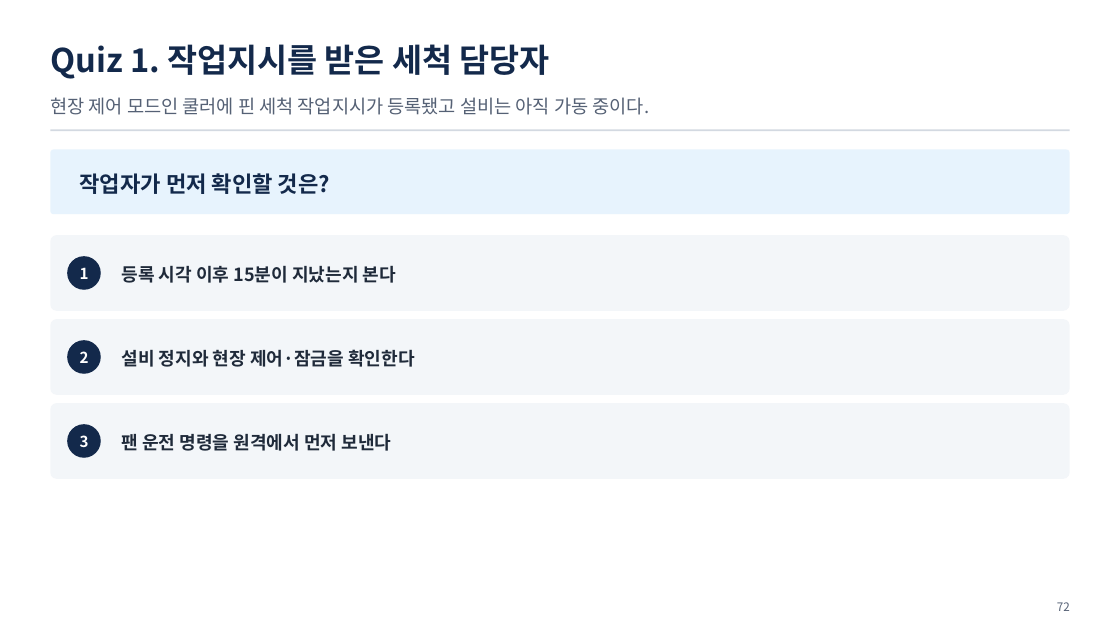
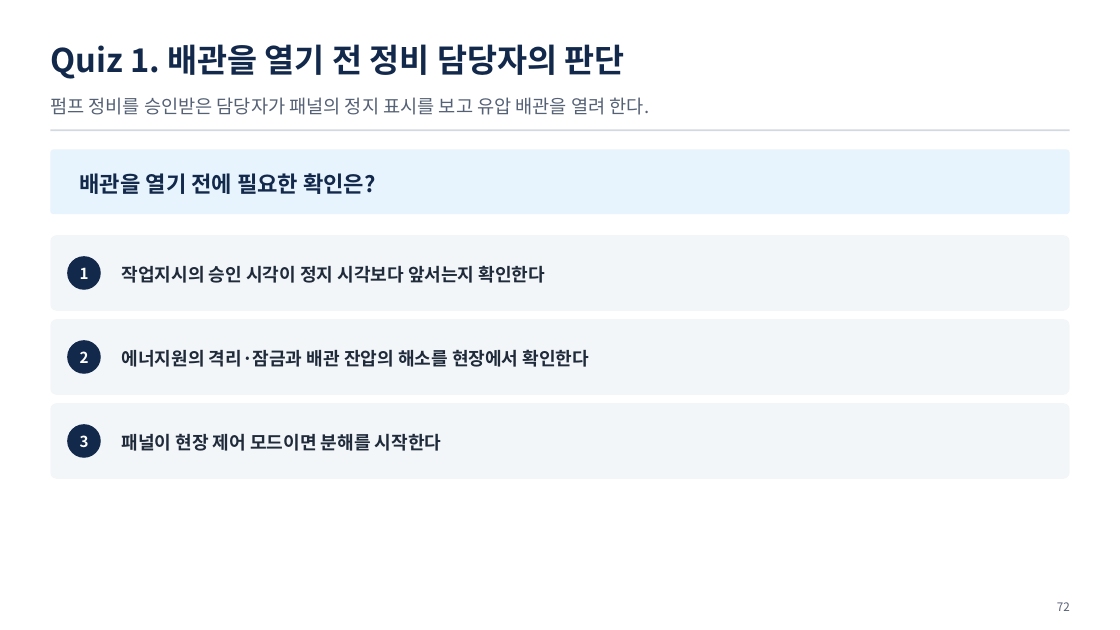
Before and after one commit to uengine-oss/hyd-iot-edu, a slide deck: slide 72 of workspace/강의제작/산출물/통합반/이론/03회차/통합반_03일차.pptx. Drawn at 1120x630 pixels with LibreOffice and Linux fonts; fonts in the diff are those of the drawing. Boxes give left, top, right and bottom in pixels: in the first picture for what was removed or moved away, otherwise in the second. Text is boxed around its words. In the diff, an @@ line names an element or a change of style, - is before the commit and + after.

Commit message:
통합반 3회차 71~75장 현장 판단 퀴즈와 세 편의 렌더·낭독 제작 입력을 확정

```diff
--- a/workspace/강의제작/산출물/통합반/이론/03회차/통합반_03일차.pptx
+++ b/workspace/강의제작/산출물/통합반/이론/03회차/통합반_03일차.pptx
@@ text at (50,44,625,79): text changed @@
-Quiz 1. 작업지시를 받은 세척 담당자
+Quiz 1. 배관을 열기 전 정비 담당자의 판단
@@ text at (50,97,650,115): text changed @@
-현장 제어 모드인 쿨러에 핀 세척 작업지시가 등록됐고 설비는 아직 가동 중이다.
+펌프 정비를 승인받은 담당자가 패널의 정지 표시를 보고 유압 배관을 열려 한다.
@@ text at (80,173,376,194): text changed @@
-작업자가 먼저 확인할 것은?
+배관을 열기 전에 필요한 확인은?
@@ text at (122,265,546,283): text changed @@
-등록 시각 이후 15분이 지났는지 본다
+작업지시의 승인 시각이 정지 시각보다 앞서는지 확인한다
@@ text at (122,349,590,367): text changed @@
-설비 정지와 현장 제어·잠금을 확인한다
+에너지원의 격리·잠금과 배관 잔압의 해소를 현장에서 확인한다
@@ text at (122,433,442,451): text changed @@
-팬 운전 명령을 원격에서 먼저 보낸다
+패널이 현장 제어 모드이면 분해를 시작한다
```
Also in this commit, not shown: 3 other slides changed, 20 other files.
